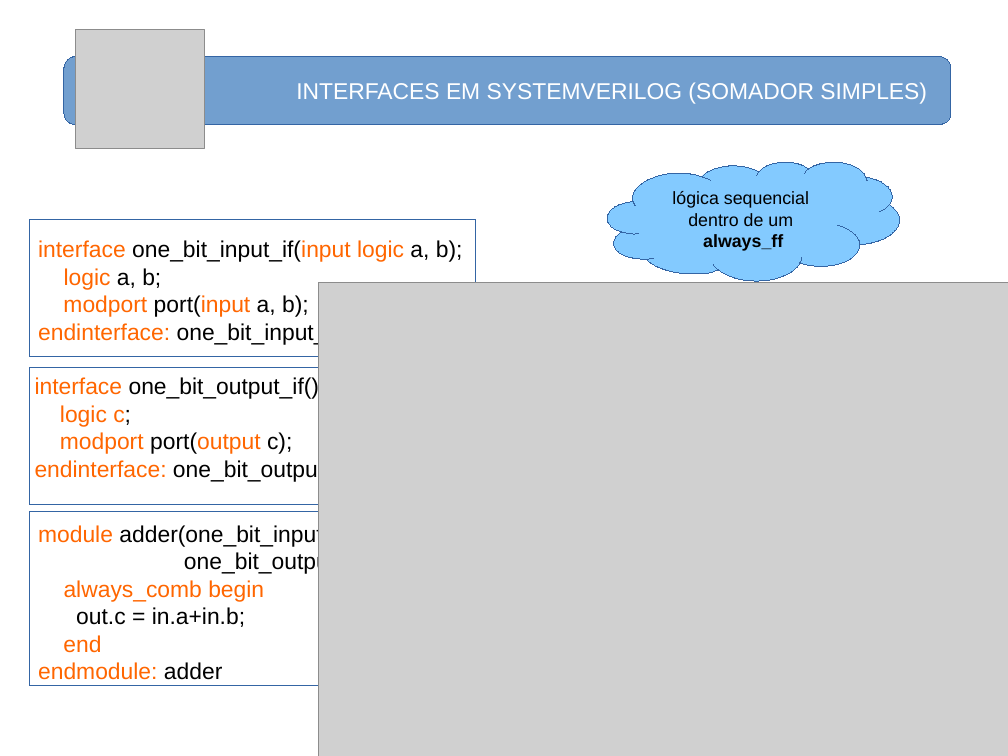
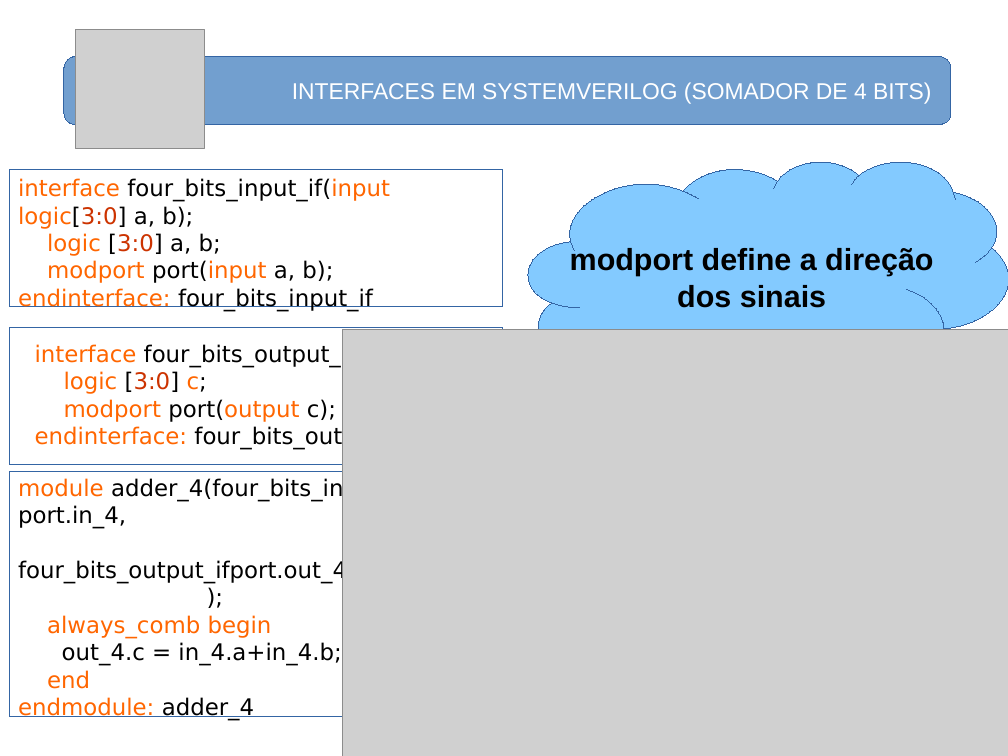
Before and after one commit to nelsoncsc/basicSV, a slide deck: slide 49 of docs/basicSV.odp (slide 41 before the commit). Drawn at 1008x756 pixels with LibreOffice and Linux fonts; fonts in the diff are those of the drawing; grey boxes stand for pictures. Boxes give left, top, right and bottom in pixels: in the first picture for what was removed or moved away, otherwise in the second. Text is boxed around its words. In the diff, an @@ line names an element or a change of style, - is before the commit and + after.

```diff
--- a/docs/basicSV.odp
+++ b/docs/basicSV.odp
@@ text in rounded rectangle at (292, 82, 931, 104): text changed @@
-INTERFACES EM SYSTEMVERILOG (SOMADOR SIMPLES)
+INTERFACES EM SYSTEMVERILOG (SOMADOR DE 4 BITS)
@@ text "interface four_bits_input_if(input logic[3:0] a, b);": place and size @@
-text "interface four_bits_input_if(input logic[3:0] a, b);" at (38, 240, 463, 345)
+text "interface four_bits_input_if(input logic[3:0] a, b);" at (18, 178, 390, 312)
@@ rectangle: place and size @@
-rectangle at (29, 220, 476, 357)
+rectangle at (9, 169, 503, 306)
@@ text at (18, 178, 390, 256): text changed; font Arial to DejaVu Sans @@
-interface one_bit_input_if(input logic a, b);
-logic a, b;
+interface four_bits_input_if(input logic[3:0] a, b);
+logic [3:0] a, b;
@@ freeform shape added at (528, 162, 1008, 402), fill #83CAFF, outline #3465A4 0 pt, 24 pt, text #000000, bold @@
+modport define a direção
+dos sinais
@@ freeform shape removed at (607, 162, 900, 281) @@
-lógica sequencial
-dentro de um
-always_ff
@@ text at (47, 260, 333, 283): font Arial to DejaVu Sans in "modport port(input a, b);" @@
@@ text at (18, 288, 373, 312): text changed; font Arial to DejaVu Sans @@
-endinterface: one_bit_input_if
+endinterface: four_bits_input_if
@@ rectangle: place and size @@
-rectangle at (29, 367, 476, 504)
+rectangle at (9, 327, 503, 465)
@@ text "interface four_bits_output_if();": place and size @@
-text "interface four_bits_output_if();" at (35, 376, 348, 482)
+text "interface four_bits_output_if();" at (35, 343, 406, 450)
@@ text at (35, 343, 381, 394): text changed; font Arial to DejaVu Sans @@
-interface one_bit_output_if();
-logic c;
+interface four_bits_output_if();
+logic [3:0] c;
@@ picture: place and size @@
-picture at (318, 283, 1008, 756)
+picture at (343, 330, 1008, 756)
@@ text at (64, 399, 336, 422): font Arial to DejaVu Sans in "modport port(output c);" @@
@@ text at (35, 425, 406, 450): text changed; font Arial to DejaVu Sans @@
-endinterface: one_bit_output_if
+endinterface: four_bits_output_if
@@ rectangle: place and size @@
-rectangle at (29, 511, 476, 686)
+rectangle at (9, 472, 503, 717)
@@ text "module adder_4(four_bits_input_if port.in_4,": place and size @@
-text "module adder_4(four_bits_input_if port.in_4," at (38, 524, 359, 680)
+text "module adder_4(four_bits_input_if port.in_4," at (18, 477, 407, 721)
@@ text at (18, 477, 407, 584): text changed; font Arial to DejaVu Sans @@
-module adder(one_bit_input_if port.in,
-one_bit_output_if port.out);
+module adder_4(four_bits_input_if port.in_4,
+four_bits_output_ifport.out_4
+);
@@ text at (47, 615, 272, 689): font Arial to DejaVu Sans in "always_comb begin", "end" @@
@@ text at (62, 642, 341, 666): text changed; font Arial to DejaVu Sans @@
-out.c = in.a+in.b;
+out_4.c = in_4.a+in_4.b;
@@ text at (18, 697, 254, 721): text changed; font Arial to DejaVu Sans @@
-endmodule: adder
+endmodule: adder_4
```
Also in this commit, not shown: 39 other slides changed, 11 slides added, 3 slides removed, 12 other files.
